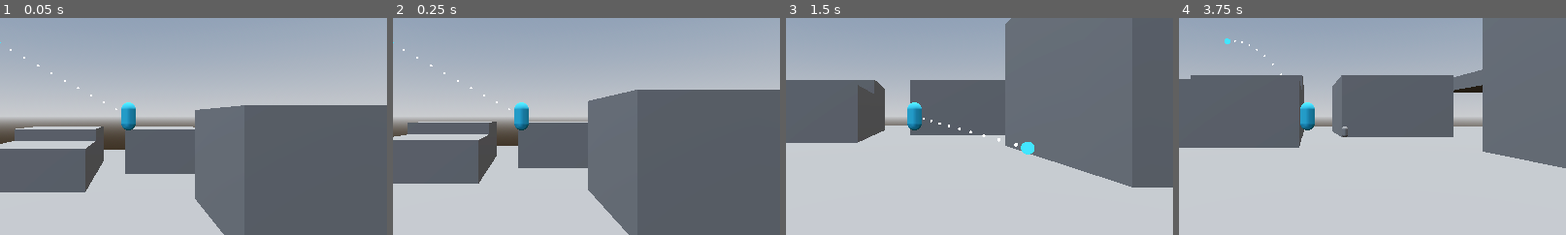
Above: before the commit, frames 1-4 (left to right).
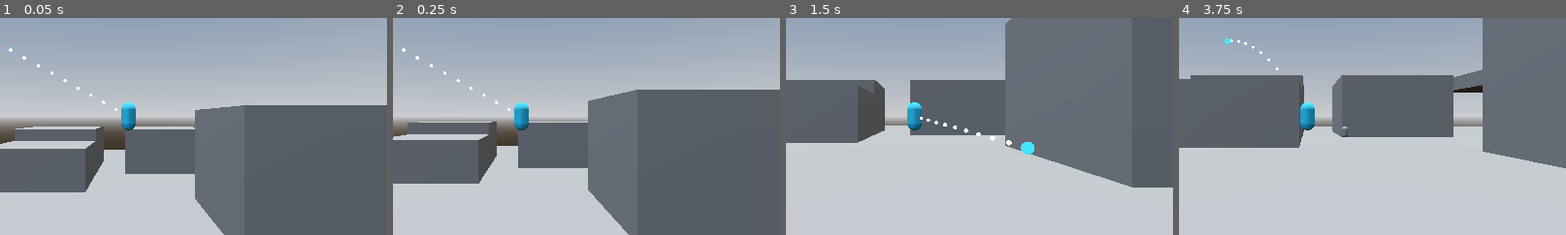
Above: after the commit, the same moments.

Repository: bobinskee/Brickmin-Discovery
Game: Godot game, scene res://test_level.tscn
Same seed, same stepped clock (60 frames per second), same inputs: the game is played once before the commit and once after it.
Inputs (mouse positions are % of the whole screen's width and height, from its top left):
- Up to frame 1 (0.05 s): no input
- Up to frame 2 (0.25 s): no input
- Up to frame 3 (1.5 s): move the mouse to (45, 70) at 0.52 s; hold W (move_up) from 0.53 s (still down); click (45, 70) at 0.6 s; tap Space (jump) at 0.77, 0.8, 1.07, 1.35 s; move the mouse to (80, 65) at 1.27 s
- Up to frame 4 (3.75 s): tap Space (jump) at 1.52, 1.82, 2.3, 3.02, 3.32 s; click (80, 65) at 1.55 s; move the mouse to (20, 35) at 2.02 s; release W (move_up) at 2.03 s; hold A (move_left) 2.03-3.53 s; tap Q (disband) at 2.1 s; click (20, 35) at 2.17 s; move the mouse to (55, 50) at 2.77 s; tap 1 (pressed_1) at 2.85 s; click (55, 50) at 3.05 s; move the mouse to (35, 25) at 3.52 s; hold S (move_down) from 3.53 s (still down); hold E (swarm) from 3.53 s (still down); click (35, 25) at 3.67 s
The pictures show only the part of the screen within x 33-83%, y 27-77%; the shares and areas given below are measured in that part.

The runs differ from the first frame. In frame 1, less than 0.1% of the frame differs, in the area x 2-31%, y 13-43%; in frame 2, less than 0.1%; in frame 3, 0.2%, in the area x 34-60%, y 45-60%; in frame 4, less than 0.1%.

Commit message:
Revised the cursor line script

Diff:
--- a/brickmintest/cursor/cursor.gd
+++ b/brickmintest/cursor/cursor.gd
@@ -7,7 +7,8 @@
 ## are done in _physics_process, but the actual
 ## global_position setting is done in _process.
 
-#region Variable dump
+#region Variables
+
 @onready var pointer = $Pointer #The dot that follows the mouse.
 @onready var camera = $"../Body/CharacterBody3D/PlayerCamera/SpringArm3D/Camera3D" #Duh.
 @onready var player_body = $"../Body/CharacterBody3D" #Body of the player who the cursor belongs to.
@@ -15,6 +16,7 @@
 @onready var decal = $LandVis/CursorDecal #The actual decal for the land visual.
 @onready var player = $".." #The player themself.
 @onready var input_handler = $"../InputHandler" #Get some inputs.
+@onready var testmesh = $"../MeshInstance3D"
 
 @export var max_range: float = 20.0 #How far the cursor can go.
 
@@ -59,6 +61,7 @@
 	## 3: Player-to-pointer; goes from the player to the raw pointer
 	##    position to see if anything is between. If so, stamp the landing
 	##    visual there, instead.
+	## 4: Wall-finder; used to verify if the pointer is at a wall or not.
 
 	#Get the distance from the camera to the player.
 	var cam_player_dist = camera.global_position.distance_to(player_body.global_position)
@@ -98,6 +101,18 @@
 	ray_playertopointer.exclude = [player_body.get_rid()]
 	var rayhit_playertopointer = space_state.intersect_ray(ray_playertopointer)
 
+	#A point that checks if the pointer is touching a wall.
+	var end_findwall = physics_pos_pointer + (dir_playertopointer * 1.5)
+		#testmesh.global_position = end_findwall
+
+	#Raycast for finding if the pointer is at a wall. It checks the pointer
+	#position to in the direction of the pointer to the player, and looks for
+	#walls and such.
+	var ray_findwall = PhysicsRayQueryParameters3D.create(physics_pos_pointer, end_findwall, 1)
+	ray_findwall.exclude = [player_body.get_rid()]
+	ray_findwall.hit_from_inside = true #Needed for it to detect walls.
+	var rayhit_foundwall = space_state.intersect_ray(ray_findwall)
+
 	#endregion
 
 	#region Logic to decide what raycast data to use and what not.
@@ -121,17 +136,21 @@
 	if dist_playertopointer > max_range:
 		too_far = true
 
+	#Something has been hit, and the pointer is in bounds.
 	if rayhit_pointer and not too_far:
-		#Something has been hit, and the pointer is in bounds.
+		#Set the physics position of the pointer to whatever position
+		#the hit was at.
 		physics_pos_pointer = (rayhit_pointer["position"])
 
+	#Nothing has been hit, and the pointer is still in bounds.
 	elif not rayhit_pointer and not too_far:
-		#Nothing has been hit, and the pointer is still in bounds.
+		#The physics position of the pointer is at max.
 		physics_pos_pointer = max_vector
 
+	#Cursor's out of bounds!
 	elif too_far:
-		#Cursor's out of bounds! Extend the pointer as far as we
-		#allow it in the direction of the player to the pointer.
+		#Extend the pointer as far as we allow it in the
+		#direction of the player to the pointer.
 		physics_pos_pointer = player_body.global_position + (player_body.global_position.direction_to(pointer_would_be_at) * max_range)
 
 	#endregion
@@ -141,17 +160,18 @@
 	## visual, actually. Though, it's just basic if-statements
 	## here.
 
-	#If there's something between the player and pointer...
-	if rayhit_playertopointer:
+	#If there's something between the player and pointer and the
+	#pointer is at a wall...
+	if rayhit_playertopointer and rayhit_foundwall:
+
 		#Rotate the land visual to match and move its physics position to where
 		#the hit occurred.
 		land_vis.rotation.x = rayhit_playertopointer["normal"].z * 90.0
 		land_vis.rotation.z = rayhit_playertopointer["normal"].x * 90.0
 		physics_pos_landvis = rayhit_playertopointer["position"]
 
-	#But if there isn't anything between the player and pointer,
-	#and there's ground underneath...
-	elif rayhit_landvis and not rayhit_playertopointer:
+	#If the pointer isn't at a wall and there's ground underneath...
+	elif rayhit_landvis and not rayhit_foundwall:
 		#No land visual rotation, and again, set the physics position to hit
 		#location.
 		land_vis.rotation = Vector3.ZERO
--- a/brickmintest/cursor/cursor_line.gd
+++ b/brickmintest/cursor/cursor_line.gd
@@ -1,101 +1,165 @@
 extends Node3D
+## 4/12/26
 
-@export var points_amt: int = 10
+#region Variables
 
+@onready var input_handler = $"../../InputHandler" #Needed for input.
+
+@export var points_amt: int = 10 #How many points make up the line.
+@export var points_size: float = 0.15 #How big the line points are.
+
+#Array that holds all the points after they are loaded.
+var points_array: Array = []
+
+#The amount that each point moves on the calculated line or arch.
 var t: float = 0.0
-var control_height:float = 10.0
-var downthrow_rebound:float = 2.0
 
+#When aiming, this is how high the arch will go from the player
+#before it becomes less of an arch and more like half of a
+#parabola (it's kind of hard to explain).
+var aiming_height:float = 10.0
+
+#How much to rebound the throw curve upwards if the player is aiming at a
+#spot lower than where they are.
+var downthrow_rebound:float = 5.0
+
+#Initialize the start, middle, and end positions. This also makes
+#them public variables, which is important as the squad_handler
+#requires these variables for throwing Brickmin.
 var start: Vector3 = Vector3.ZERO
+var middle: Vector3 = Vector3.ZERO
 var end: Vector3 = Vector3.ZERO
-var control: Vector3 = Vector3.ZERO
-var newpos: Vector3 = Vector3.ZERO
 
-var midway
-
-var points_array = []
-
-func _input(event: InputEvent) -> void:
-	if event is InputEventMouseButton and event.is_pressed():
-
-		if event.button_index == MOUSE_BUTTON_LEFT:
-			General.aiming = true
-
-	if event is InputEventMouseButton and event.is_released():
-		if event.button_index == MOUSE_BUTTON_LEFT:
-			General.aiming = false
+#endregion
 
 func _ready() -> void:
-	start = $"../../Body/CharacterBody3D".position
-	end = $"../Pointer".position
-	control = start + (end - start)/2
+	## Create the needed amount of dot meshes for the cursor line.
 
+	#For the amount of points determined for the cursor line...
 	for i in points_amt:
-		var point = MeshInstance3D.new()
-		add_child(point)
 
-		point.mesh = SphereMesh.new()
+		var point = MeshInstance3D.new() #Create a new mesh.
+		add_child(point) #Add the new mesh to the scene tree.
 
-		point.scale = Vector3(0.1, 0.1, 0.1)
-		point.position = start
-		point.name = str(i)
+		point.mesh = SphereMesh.new() #Make the mesh a sphere.
+
+		#Set the mesh size to whatever it was set at.
+		point.scale = Vector3(points_size, points_size, points_size)
+
+		#Make the landing visual decal not project onto the meshes.
+		#The landing visual decal ignores layer mask 2, so
+		#remove the mesh from layer mask 1 (the default) and
+		#add it to layer mask 2.
 		point.set_layer_mask_value(1, false)
 		point.set_layer_mask_value(2, true)
-		var new_mesh = StandardMaterial3D.new()
-		new_mesh.shading_mode = BaseMaterial3D.SHADING_MODE_UNSHADED
-		point.set_surface_override_material(0, new_mesh)
 
-		point.visible = true
+		#Create a new unshaded material that the point will use, then
+		#set the points material to it.
+		var new_material = StandardMaterial3D.new()
+		new_material.shading_mode = BaseMaterial3D.SHADING_MODE_UNSHADED
+		point.set_surface_override_material(0, new_material)
+
+		#Add the point to the points_array.
 		points_array.append(point)
 
 func _process(_delta: float) -> void:
+	## https://www.desmos.com/calculator/uyarq4tlce
 
+	#Set the start and end positions (each frame) to the positions
+	#of the player body and pointer respectively.
 	start = $"../../Body/CharacterBody3D".global_position
 	end = $"../Pointer".position
-	control = start + (end - start)/2
 
-	var distance_y = (end.y - start.y)
+	#Set the middle position.
+	#Goes half of the distance between the start and end positions.
+	#Start is added so the middle always follows the player.
+	middle = start + ((end - start)/2)
 
-	var current_height = control_height
-	var current_rebound = downthrow_rebound
-	var _current_control = control
-	var base_position = (start.y + end.y)/2
+	#Get the distance in the y-positions of the start and end.
+	var distance_y = abs(start.y - end.y)
 
-	if General.aiming:
+	#Set the offsets for aiming and for the downthrow rebound.
+	var aim_offset = aiming_height
+	var rebound_offset = downthrow_rebound
+
+	#The middle of the start and end's y-positions.
+	var middle_y = (start.y + end.y)/2
+
+	#If the player is aiming...
+	if input_handler.player_aiming:
+		#Increase the timer to cause the points to move in the.
+		#direction being aimed at.
+		#Decreasing would make the points run backwards, from
+		#the pointer to the player.
 		t += 0.01
-		current_height = control_height
-		current_rebound = downthrow_rebound
-		_current_control = control
-		base_position = (start.y + end.y + abs(distance_y))/2
 
+		#Set the middle_y to either the start or end's y-position,
+		#depending on what's higher.
+		#How it works:
+		#1. Add up the start and end. For the example, start = 2
+		#   and end = 5. So, that makes 7.
+		#2. Get the distance between the start and end, and add
+		#   it. (2 + 5) + abs(2 - 5) -> 7 + 3 -> 10.
+		#3. Halve the result. 10/2 = 5. So, our end is the higher
+		#   position.
+		middle_y = (start.y + end.y + distance_y)/2
+
+	#Player is idle, not aiming, so...
 	else:
-		current_height = 0
-		current_rebound = 0
-		_current_control = (start.y + end.y)/2
-		base_position = (start.y + end.y)/2
+		#Cancel both height offsets so the line from the player to
+		#the pointer is perfectly straight.
+		aim_offset = 0
+		rebound_offset = 0
 
-	var downthrow_offset = clamp((start.y - end.y), 0, current_rebound)
-	var final_offset = current_height - clamp(abs(distance_y), 0, current_height) + downthrow_offset
+		#Zero the time (not required but eh).
+		t = 0
 
-	control.y = final_offset + base_position
+	#The final downthrow offset, which goes from the start to the
+	#end (order matters, since this is only supposed to apply if
+	#the start is higher than the end) and clamps it between 0 and
+	#the curren repbound offset (either 0 or whatever it was initially
+	#set to).
+	var downthrow_offset = clamp((start.y - end.y), 0, rebound_offset)
 
-	var base_position_2 = (start.y + end.y + abs(distance_y))/2
-	var downthrow_offset_2 = clamp((start.y - end.y), 0, downthrow_rebound)
-	var final_offset_2 = control_height - clamp(abs(distance_y), 0, control_height) + downthrow_offset_2
+	#The final offset for the line or arch that the points will travel
+	#along. Adds the aim offset and downthrow offset. Then, clamps the
+	#distance_y between 0 and the current aim offset, and then
+	#subtracts that from the sum of the aim and downthrow offsets.
+	var final_offset = (aim_offset + downthrow_offset) - clamp(distance_y, 0, aim_offset)
 
-	midway = start + (end - start)/2
-	midway.y = final_offset_2 + base_position_2
+	#Sets the middle y-position to the previously set middle_y, along
+	#with the final offset in case the player is aiming, and whether
+	#they're aiming down to a lower spot or not.
+	middle.y = middle_y + final_offset
 
-	if t >= 1.0/float(points_array.size()):
+	#If the time is greater than 1 divided by the amount of points...
+	#1 is divided by the point count to make a seamless moving arch
+	#of points. Depending on how many points there are, when the
+	#time is equal to 1 divided by the amount, the points will all be
+	#at where the one in front of them just was.
+	#NOTE: Uses the absolute value of t to allow the points to move
+	#both backwards and forwards between the player and pointer.
+	if abs(t) >= 1.0/float(points_array.size()):
+		#Reset the timer to move all the points back to their initial
+		#positions.
 		t = 0.0
 
+	#For all the points...
 	for i in range(points_array.size()):
-		var current_point = points_array[i]
+		#Get the inital timing by dividing the index of the current
+		#point by the total array size.
+		#For instance, the point with an index of 4, in an array
+		#of 10, would having an initial timing of 0.4 (4/10).
 		var init_timing = float(i)/float(points_array.size())
+
+		#Add the value of t to the initial time.
 		var new_timing = init_timing + t
-		var placement = General._bezcurve(new_timing, start, control, end)
-		current_point.global_position = placement
 
-	General.throw_start = start
-	General.throw_end = end
-	General.throw_control = control
+		#Use the bezier curve function in the General script,
+		#using the new timing, start, middle, and end as arguments,
+		#to find where the current point should be placed.
+		var placement = General._bezcurve(new_timing, start, middle, end)
+
+		#Set the current points position to the placement along the
+		#path.
+		points_array[i].global_position = placement
--- a/brickmintest/general.gd
+++ b/brickmintest/general.gd
@@ -1,6 +1,4 @@
 extends Node
-
-var aiming: bool = false
 
 var gravity: float = 50.0
 var jump_power_mult: float = 5.0
--- a/brickmintest/input_handler.gd
+++ b/brickmintest/input_handler.gd
@@ -1,7 +1,11 @@
 extends Node
+## 4/12/26
 ## Consolidates all player inputs into one place (organization, hooray!!!)
 ## and is used across other scripts in the player.
-## NOTE: "external" means that variable is shipped out to other scripts.
+## NOTE: "external" means that variable or signal is shipped out to other
+## scripts.
+
+#region Variables
 
 #2D directional input (left, right, up, down).
 var input_direction: Vector2 = Vector2(0.0, 0.0) #external
@@ -18,6 +22,8 @@
 #Signals for throwing and disbanding.
 signal player_throw #external
 signal player_disbanded #external
+
+#endregion
 
 func _input(event: InputEvent) -> void:
 	## Where the actual inputs are logged.
--- a/brickmintest/player_body.gd
+++ b/brickmintest/player_body.gd
@@ -3,10 +3,11 @@
 ## This script lets the player move around, jump, and also feeds the jump_to
 ## position to the Brickmin manager for Brickmin gap jumping.
 
-#region Variable dump
+#region Variables
+
 @onready var gimbal: SpringArm3D = $PlayerCamera/SpringArm3D #Gimbal that controls the camera.
 @onready var testmesh = $"../../MeshInstance3D"
-@onready var input_handler = $"../../InputHandler"
+@onready var input_handler = $"../../InputHandler" #Needed for inputs.
 
 @export var speed: float = 15.0 #Player movement speed.
 @export var acceleration: float = 300.0 #How fast player reaches max speed.
@@ -200,6 +201,6 @@
 	jump_to = jump_to - bottom + (safe_direction.normalized() * 5)
 	#endregion
 
-	testmesh.global_position = jump_to #Debug thing for visualizing jump_to.
+	#testmesh.global_position = jump_to #Debug thing for visualizing jump_to.
 
 	move_and_slide() #Need this at end to actually move.
--- a/brickmintest/squad_handler.gd
+++ b/brickmintest/squad_handler.gd
@@ -1,4 +1,5 @@
 extends Node
+## 4/12/26
 ## This script handles things relating to interacting with the squad,
 ## such as throwing and disbanding.
 ## NOTE: Swarming is already handled in the input manager, as it's just
@@ -72,7 +73,7 @@
 		current.leader = null #remove their leader,
 		current.t = 0.0 #reset their bezier curve time,
 		current.start = cursor_line.start #assign their start,
-		current.mid = cursor_line.midway #middle,
+		current.mid = cursor_line.middle #middle,
 		current.end = cursor_line.end #and end,
 
 		#and finally, set their state to the throw state.
